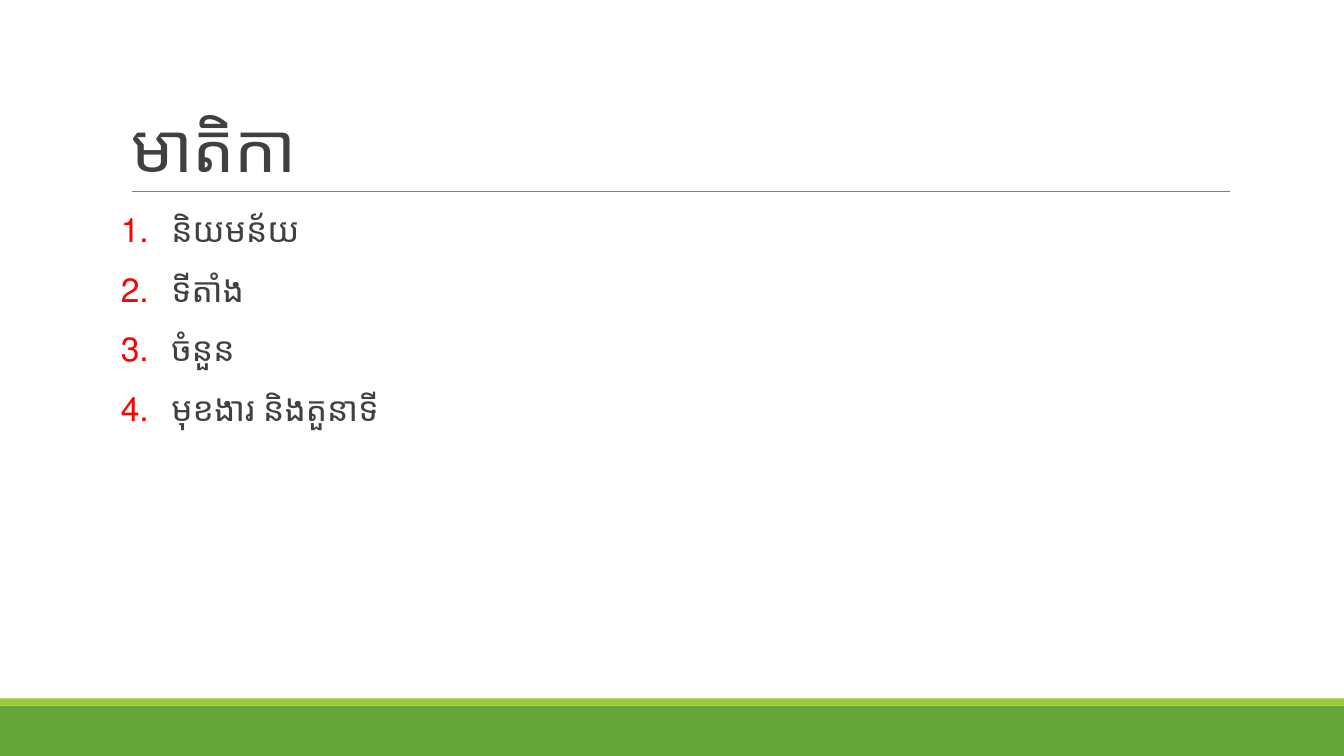
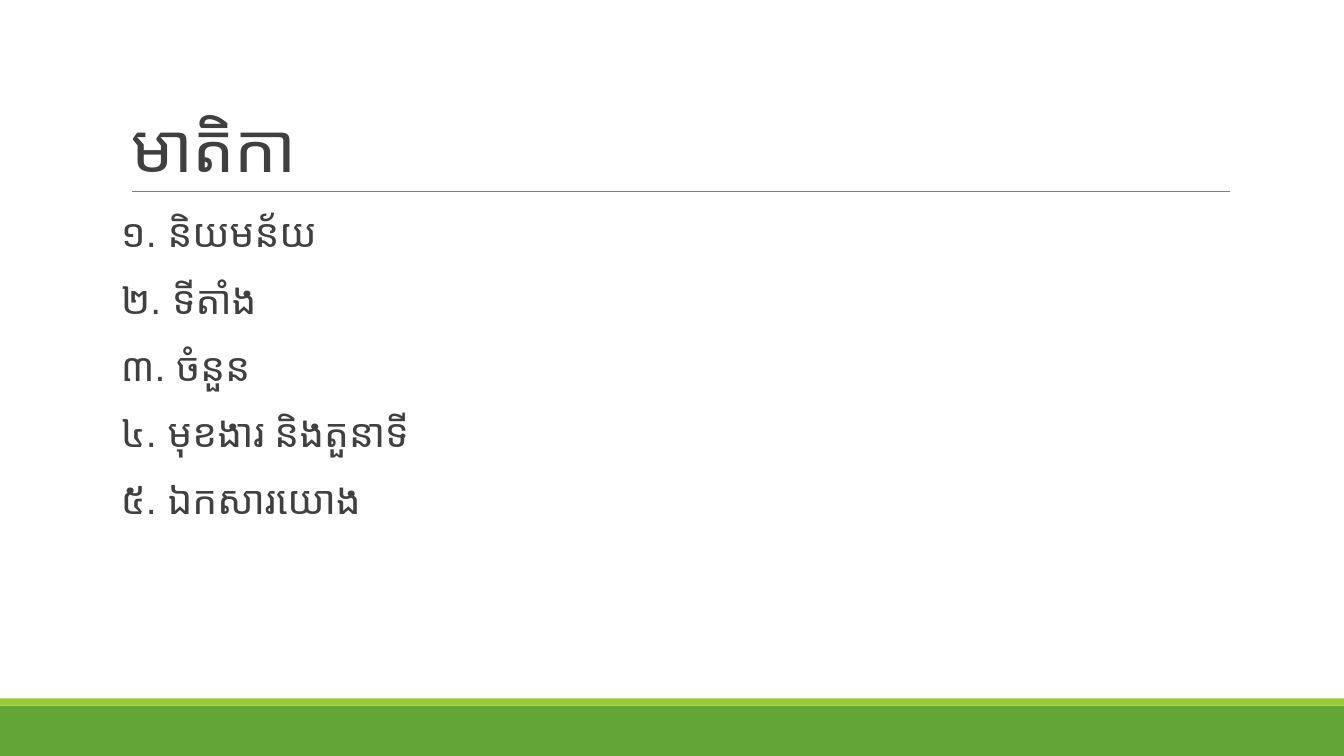
Before and after one commit to KhongSambrathna/nipes, a slide deck: slide 2 of កិច្ចការផ្ទះ/កាយសរីរសាស្រ្ត/ឆ្អឹងកងគូទ.pptx (slide 3 before the commit). Drawn at 1344x756 pixels with LibreOffice and Linux fonts; fonts in the diff are those of the drawing. Boxes give left, top, right and bottom in pixels: in the first picture for what was removed or moved away, otherwise in the second. Text is boxed around its words. In the diff, an @@ line names an element or a change of style, - is before the commit and + after.

```diff
--- a/កិច្ចការផ្ទះ/កាយសរីរសាស្រ្ត/ឆ្អឹងកងគូទ.pptx
+++ b/កិច្ចការផ្ទះ/កាយសរីរសាស្រ្ត/ឆ្អឹងកងគូទ.pptx
@@ text at (121, 212, 408, 514): text changed; size 24 to 28 pt @@
-1. និយមន័យ
-2. ទីតាំង
-3. ចំនួន
-4. មុខងារ និងតួនាទី
+១. និយមន័យ
+២. ទីតាំង
+៣. ចំនួន
+៤. មុខងារ និងតួនាទី
+៥. ឯកសារយោង
```
Also in this commit, not shown: 4 other slides changed, 1 slide added, 1 slide removed, 7 other files.
